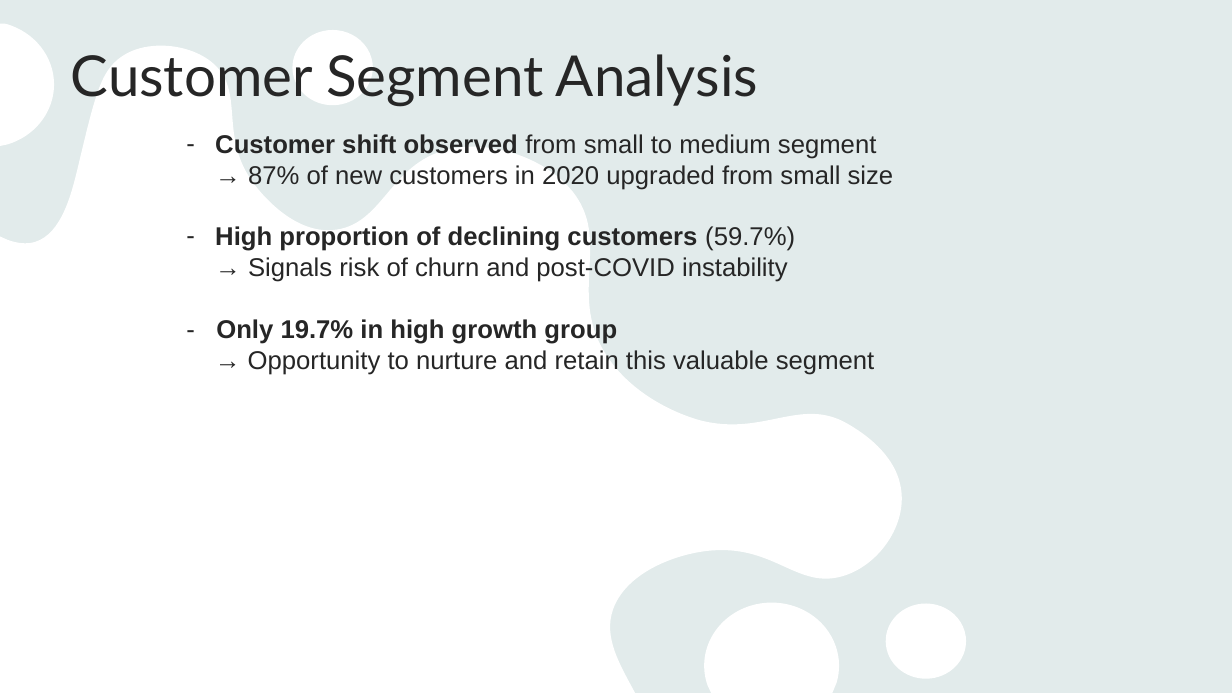
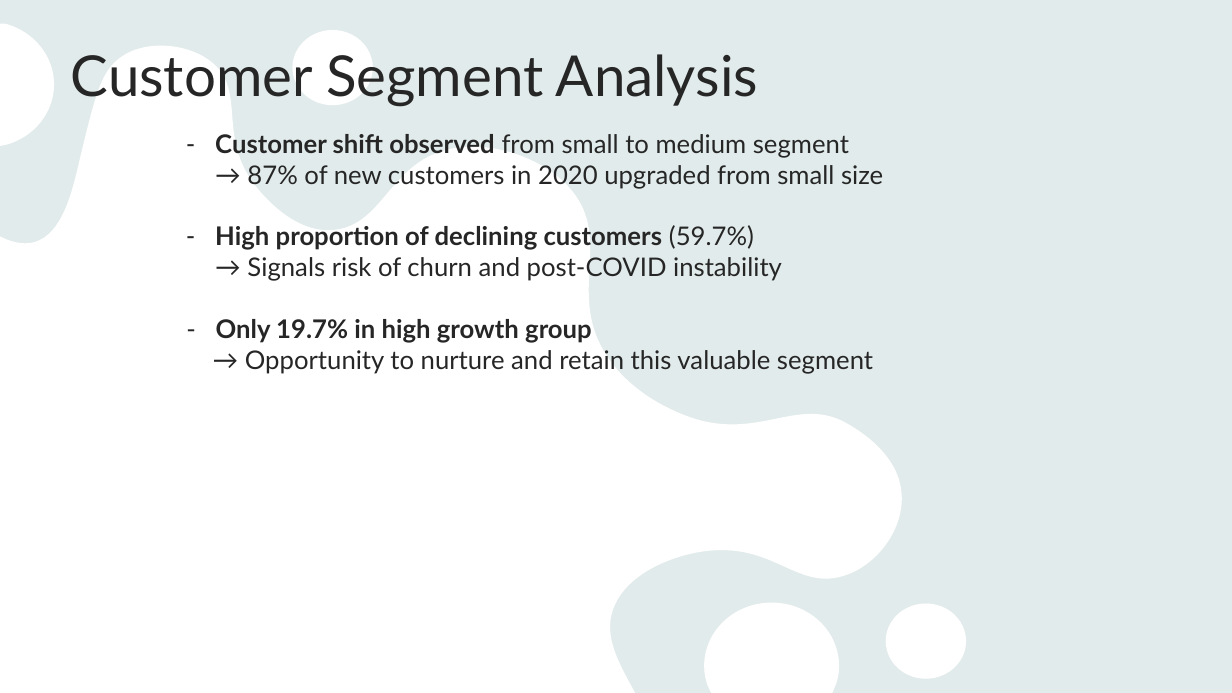
Before and after one commit to anhquanbui/finalprojectg7, a slide deck: slide 14 of Project.pptx (slide 12 before the commit). Drawn at 1232x693 pixels with LibreOffice and Linux fonts; fonts in the diff are those of the drawing. Boxes give left, top, right and bottom in pixels: in the first picture for what was removed or moved away, otherwise in the second. Text is boxed around its words. In the diff, an @@ line names an element or a change of style, - is before the commit and + after.

```diff
--- a/Project.pptx
+++ b/Project.pptx
@@ text "Customer shift observed from small ..." at (x1=215, y1=134, x2=883, y2=374): font Arial to Lato @@
```
Also in this commit, not shown: 9 other slides changed, 4 slides added, 2 slides removed.
